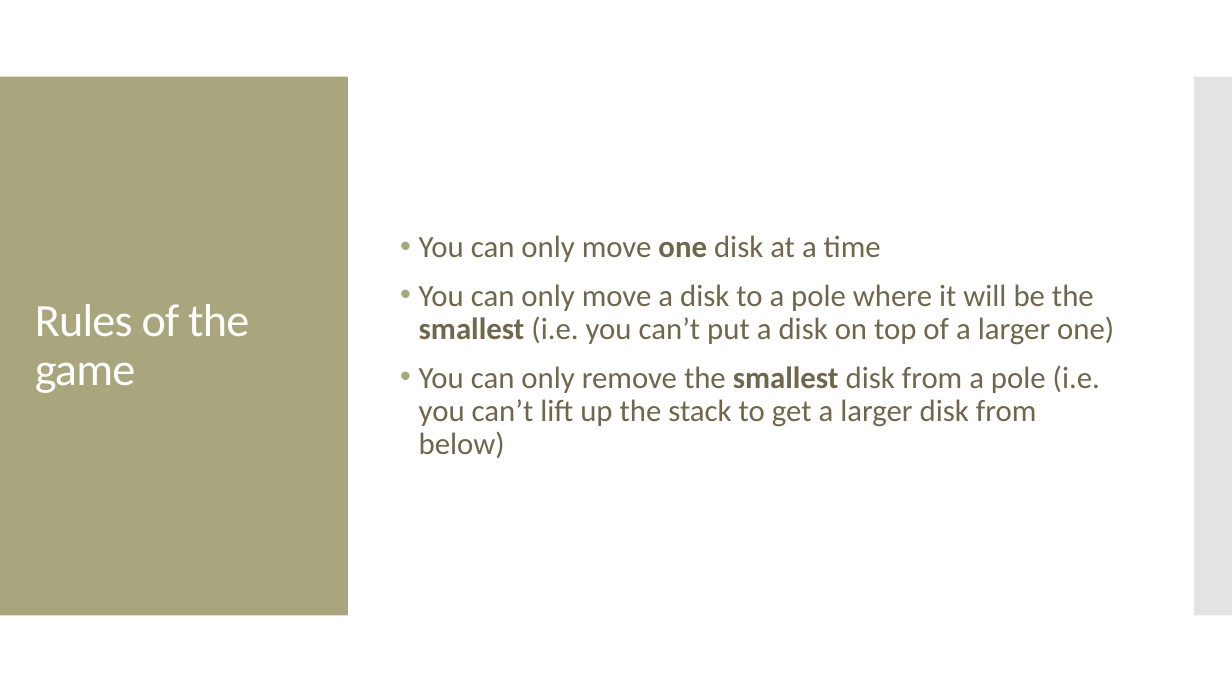
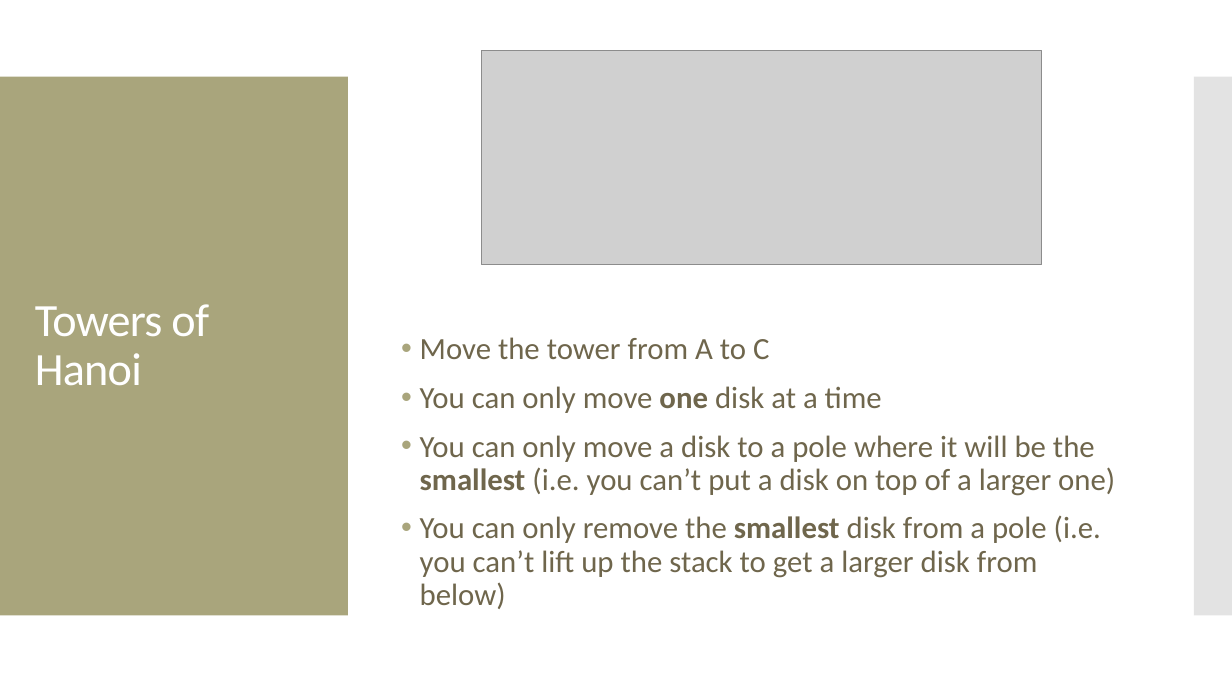
Before and after one commit to amosca01/CAIS117-S24, a slide deck: slide 3 of slides/19-recursion-pt1.pptx (slide 4 before the commit). Drawn at 1232x693 pixels with LibreOffice and Linux fonts; fonts in the diff are those of the drawing; grey boxes stand for pictures. Boxes give left, top, right and bottom in pixels: in the first picture for what was removed or moved away, otherwise in the second. Text is boxed around its words. In the diff, an @@ line names an element or a change of style, - is before the commit and + after.

```diff
--- a/slides/19-recursion-pt1.pptx
+++ b/slides/19-recursion-pt1.pptx
@@ picture added at bbox=[482, 50, 1043, 264] @@
@@ title at bbox=[35, 304, 209, 386]: text changed @@
-Rules of the game
+Towers of Hanoi
@@ text "Move the tower from A ...": place and size @@
-text "Move the tower from A ..." at bbox=[419, 235, 1114, 458]
+text "Move the tower from A ..." at bbox=[420, 337, 1115, 609]
@@ text at bbox=[420, 337, 769, 359]: paragraph added @@
+• Move the tower from A to C
```
Also in this commit, not shown: 7 other slides changed, 1 slide removed, 5 other files.
